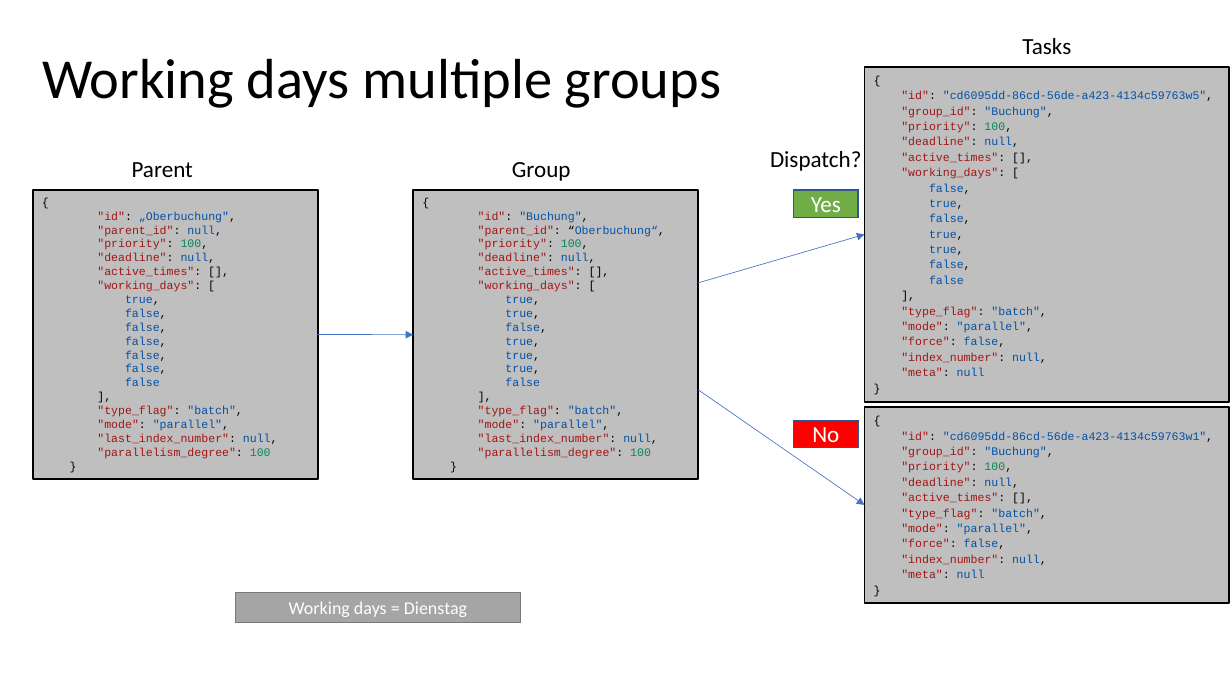
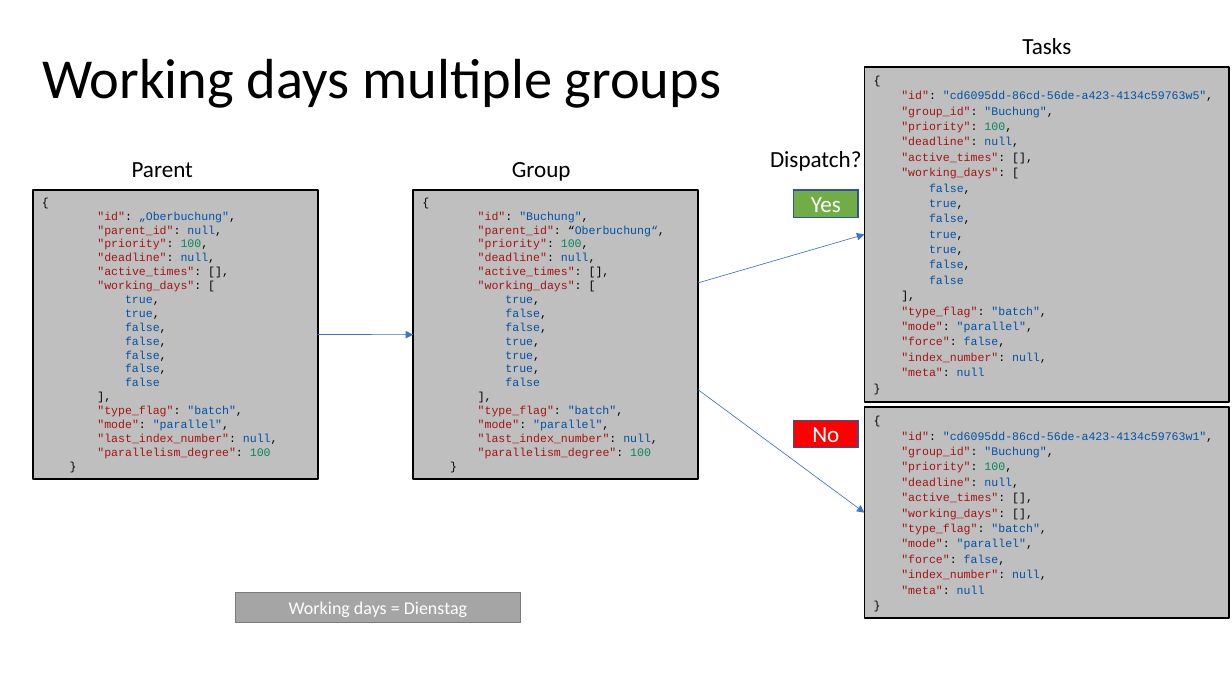
Before and after one commit to AMOS-HoneyBadgers/RealTimeScheduler, a slide deck: slide 4 of docs/Präsi-Features.pptx. Drawn at 1232x693 pixels with LibreOffice and Linux fonts; fonts in the diff are those of the drawing. Boxes give left, top, right and bottom in pixels: in the first picture for what was removed or moved away, otherwise in the second. Text is boxed around its words. In the diff, an @@ line names an element or a change of style, - is before the commit and + after.

```diff
--- a/docs/Präsi-Features.pptx
+++ b/docs/Präsi-Features.pptx
@@ text in rectangle at [125, 309, 160, 319]: text changed @@
-false,
+true,
@@ text in rectangle at [505, 309, 547, 319]: text changed @@
-true,
+false,
@@ arrow moved from (698, 390) - (865, 505) to (698, 390) - (865, 513) @@
@@ rectangle "{": place and size @@
-rectangle "{" at [865, 408, 1230, 604]
+rectangle "{" at [865, 408, 1230, 618]
@@ text in rectangle at [901, 508, 1005, 520]: paragraph added @@
+"working_days": [],
```
Also in this commit, not shown: 3 other slides changed, 2 other files.
